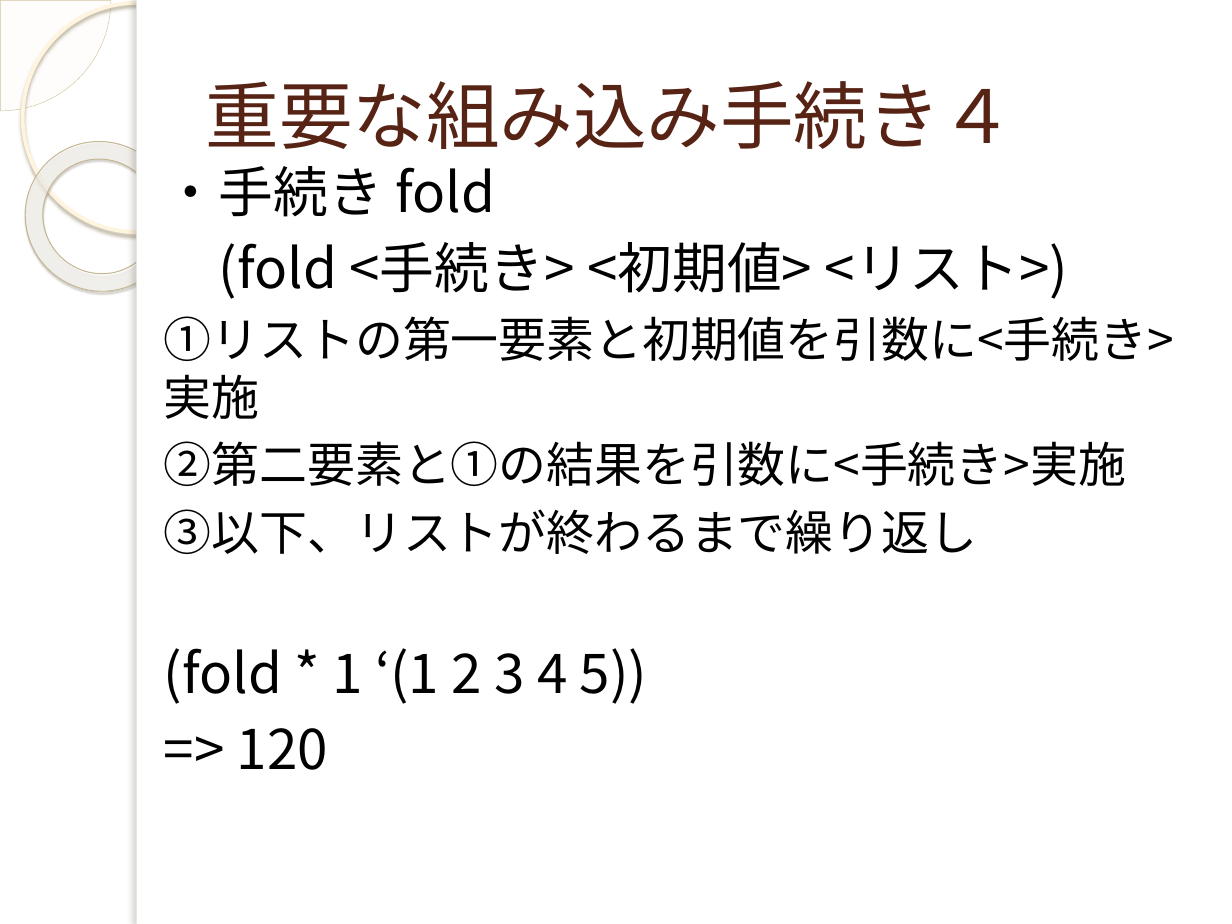
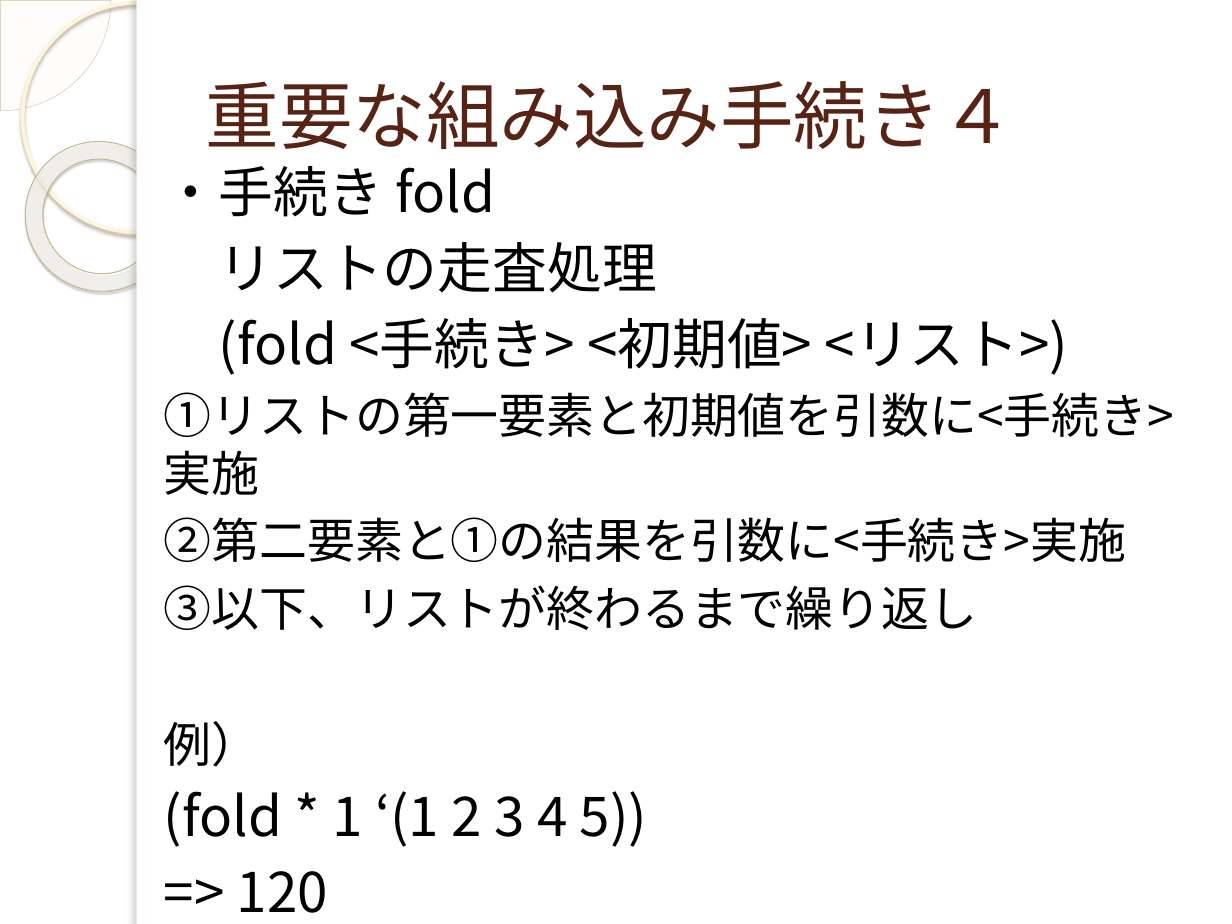
Before and after one commit to yuridonus/FEstudy, a slide deck: slide 22 of scheme.pptx (slide 27 before the commit). Drawn at 1232x924 pixels with LibreOffice and Linux fonts; fonts in the diff are those of the drawing; background and template pictures are left out. Boxes give left, top, right and bottom in pixels: in the first picture for what was removed or moved away, otherwise in the second. Text is boxed around its words. In the diff, an @@ line names an element or a change of style, - is before the commit and + after.

```diff
--- a/scheme.pptx
+++ b/scheme.pptx
@@ text at [219, 242, 658, 293]: paragraph added @@
+リストの走査処理
@@ text at [164, 721, 260, 767]: paragraph added @@
+例）
```
Also in this commit, not shown: 18 other slides changed, 1 slide added, 6 slides removed, 3 other files.
